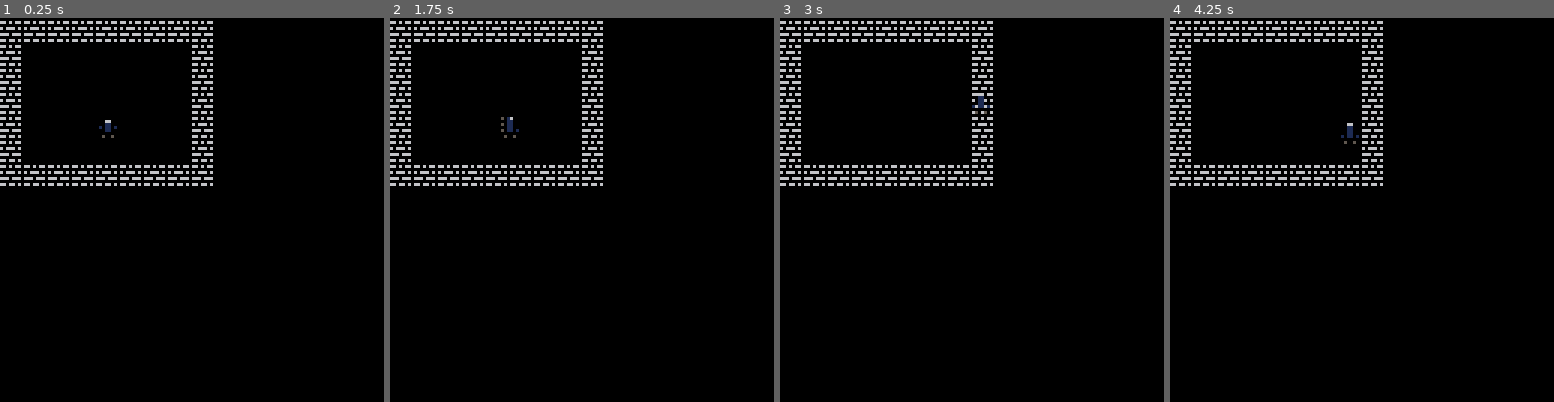
Above: before the commit, frames 1-4 (left to right).
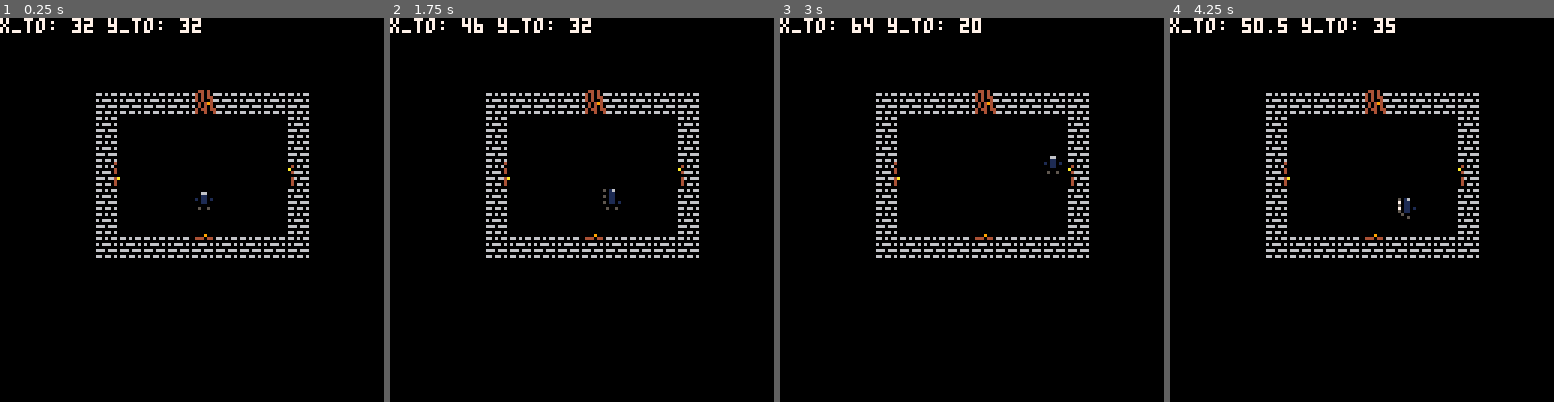
Above: after the commit, the same moments.

Repository: Bcarpenter5/Pico8-games
Game: PICO-8 cartridge codyjam2024/maze_run.p8
Same seed, same stepped clock (60 frames per second), same inputs: the game is played once before the commit and once after it.
Inputs:
- Up to frame 1 (0.25 s): no input
- Up to frame 2 (1.75 s): hold Right from 1.6 s (still down)
- Up to frame 3 (3 s): release Right at 2.1 s; hold Up 2.15-2.42 s; hold Right from 2.47 s (still down)
- Up to frame 4 (4.25 s): release Right at 3.03 s; hold Left 3.08-3.58 s; hold Down 3.63-3.97 s; hold Right from 4.02 s (still down)

The runs differ from the first frame. In frame 1, 7.6% of the frame differs, in the area x 0-81%, y 0-63%; in frame 2, 7.6%; in frame 3, 7.5%; in frame 4, 7.7%.

Commit message:
collision and doors now work

Diff:
--- a/codyjam2024/maze_run.p8
+++ b/codyjam2024/maze_run.p8
@@ -4,18 +4,37 @@
 -- maze runner
 -- by brandon
 --
-player = nil
 
 function _init()
 	print("maze runner")
 	-- set the sprites array
 sprite_timer = 0
 sprites = {}
+-- set the debug variable will print if not nil
+debug = nil
+index_for_debug = 0
 
 -- create the player
 player:init(4*8,4*8)
+player.movement_speed = 1.5
+
+-- create the room
+room = {}
+room.w = 9
+room.h = 7
+…(5 lines of a section not shown)…
+-- move the camera
+camera(-4*8,-3*8)
+
 
 add(sprites,player)
+-- play track one
+music(1)
+cls()
 end
 
 
@@ -38,6 +57,12 @@
 		s:draw()
 	end
 
+
+	-- print the debug text
+if	debug != nil then
+	print(debug,-4*8,-3*8,7)
+end
+
 end
 
 
@@ -63,6 +88,24 @@
 	end
 	return {x,y}
 end
+
+
+function get_tile(x,y)
+	-- get the tile at the x,y position
+	return mget(flr(x/8),flr(y/8))
+end
+
+function is_wall(x,y)
+	-- check if the tile is a wall
+	return fget(get_tile(x,y),0)
+end
+
+function is_door(x,y)
+	-- check if the tile is a door
+	return fget(get_tile(x,y),1)
+end
+
+
 
 
 
@@ -87,13 +130,12 @@
 	s.ani_speed = ani_speed
 	s.sprites = sprites
 	s.active_sprite = sprites
-
 	return s
 end
 
 --	draw the sprite
 function sprite_metatable:draw()
-	spr(self.active_sprite[flr(sprite_timer / self.ani_speed) % #self.active_sprite +1], self.x, self.y, self.w/8, self.h/8,self.flip)
+	spr(self.active_sprite[flr(sprite_timer / self.ani_speed) % #self.active_sprite +1], ceil(self.x), ceil(self.y), self.w/8, self.h/8,self.flip)
 	end
 
 function sprite_metatable:remove()
@@ -107,7 +149,7 @@
 player.movement_speed = 1
 
 player.idle = {240,241}
-player.walk = {241,242}
+player.walk = {242,243}
 
 function player:init(x,y)
 	self.x = x
@@ -120,32 +162,111 @@
 function player:move()
 	local dir = get_dir()
 
+	-- get the future x,y position
+	x_to,	y_to = self.x,self.y
+
+	if dir[1] <	0 then
+		x_to = self.x + dir[1] * self.movement_speed
+	elseif dir[1] > 0 then
+		x_to = self.x + dir[1] * self.movement_speed + self.w
+	end
+
+	if	dir[2] <	0 then
+		y_to = self.y + dir[2] * self.movement_speed
+	elseif dir[2] > 0 then
+		y_to = self.y + dir[2] * self.movement_speed + self.h
+		end
+…(6 lines of a section not shown)…
+		-- check for colisions with doors
+	if	is_door( x_to,y_to) then
+		debug = "door"
+			-- set swipe flag
+			screen_swipe = true
+
+			-- set the player position to the oposite door
+			tile_width = 8
+			if dir[1] < 0 then
+				self.x = room.w * 8 - self.w -	tile_width
+			elseif dir[1] > 0 then
+				self.x = 0 + tile_width
+			elseif dir[2] < 0 then
+				self.y = room.h * 8 - self.h -	tile_width
+			elseif dir[2] > 0 then
+				self.y = 0 + tile_width
+			end
+
+			--
+		-- play the door sound
+		-- open the door
+		-- play the door open sound
+		--
+		return
+	end
+
+
+	 -- check for colisions with walls
+		debug = "x_to: "..x_to.." y_to: "..y_to
+		if	is_wall( x_to,y_to) then
+			dir = {0,0}
+			-- play the wall sound
+		end
+…(7 lines of a section not shown)…
 
 	--	check if the player is moving
 	if dir[1] != 0 or dir[2] != 0 then
 		if (self.active_sprite != self.walk) then
 			--set the player to the walk animation
 			self.active_sprite = self.walk
+			self.ani_speed = 5
 		end
+…(5 lines of a section not shown)…
 
 
 		self.x += dir[1] *	self.movement_speed
 		self.y += dir[2] *	self.movement_speed
 
+		-- prevent coblestoning
+		if (dir[1] != 0 and dir[2] != 0) and (self.last_dir[1] != dir[1]  or self.last_dir[2] != dir[2]) then
+				self.x = flr(self.x) +0.5
+				self.y = flr(self.y) +0.5
+			end
+
+
+
 		-- set the last direction
-		self.last_dir = dir
+			self.last_dir[1] = dir[1]
+			self.last_dir[2] = dir[2]
+
 
 		-- set the flip
-	 if dir[1] == 1 then
+	 if self.last_dir[1] == 1 then
 			self.flip = false
-		elseif dir[1] == -1 then
+		elseif self.last_dir[1] == -1 then
 			self.flip = true
 		end
 
+
 	-- if the	player is not moving
 	else
+
 		-- set the player to the idle animation
 		self.active_sprite = self.idle
+		self.ani_speed = 15
 	end
 end
 
@@ -154,14 +275,14 @@
 
 
 __gfx__
-00000000000000000000000000000000000000000000000000000000000000000000000000000000000000000000000000000000000000000000000000000000
-00000000660606600000000000000000000000000000000000000000000000000000000000000000000000000000000000000000000000000000000000000000
-00700700000000000000000000000000000000000000000000000000000000000000000000000000000000000000000000000000000000000000000000000000
-00077000606660600000000000000000000000000000000000000000000000000000000000000000000000000000000000000000000000000000000000000000
-00077000000000000000000000000000000000000000000000000000000000000000000000000000000000000000000000000000000000000000000000000000
-00700700666066600000000000000000000000000000000000000000000000000000000000000000000000000000000000000000000000000000000000000000
-00000000000000000000000000000000000000000000000000000000000000000000000000000000000000000000000000000000000000000000000000000000
-00000000660660600000000000000000000000000000000000000000000000000000000000000000000000000000000000000000000000000000000000000000
+00000000000000000000900000440400000000400000000000000000000000000000000000000000000000000000000000000000000000000000000000000000
+00000000660606600444044064040406660606000406066000000000000000000000000000000000000000000000000000000000000000000000000000000000
+0070070000000000000000000404044000000040a000000000000000000000000000000000000000000000000000000000000000000000000000000000000000
+00077000606660606066606064040046606660400466606000000000000000000000000000000000000000000000000000000000000000000000000000000000
+00077000000000000000000000404940000000000000000000000000000000000000000000000000000000000000000000000000000000000000000000000000
+007007006660666066606660604040406660664a0460666000000000000000000000000000000000000000000000000000000000000000000000000000000000
+00000000000000000000000004044044000000400400000000000000000000000000000000000000000000000000000000000000000000000000000000000000
+00000000660660606606606064004004660660400406606000000000000000000000000000000000000000000000000000000000000000000000000000000000
 00000000000000000000000000000000000000000000000000000000000000000000000000000000000000000000000000000000000000000000000000000000
 00000000000000000000000000000000000000000000000000000000000000000000000000000000000000000000000000000000000000000000000000000000
 00000000000000000000000000000000000000000000000000000000000000000000000000000000000000000000000000000000000000000000000000000000
@@ -283,13 +404,26 @@
 00000000000000000000000000500000000000000000000000000000000000000000000000000000000000000000000000000000000000000000000000000000
 00500500005005000050050000005000000000000000000000000000000000000000000000000000000000000000000000000000000000000000000000000000
 __gff__
-0001000000000000000000000000000000000000000000000000000000000000000000000000000000000000000000000000000000000000000000000000000000000000000000000000000000000000000000000000000000000000000000000000000000000000000000000000000000000000000000000000000000000000
+0001030303030000000000000000000000000000000000000000000000000000000000000000000000000000000000000000000000000000000000000000000000000000000000000000000000000000000000000000000000000000000000000000000000000000000000000000000000000000000000000000000000000000
 0000000000000000000000000000000000000000000000000000000000000000000000000000000000000000000000000000000000000000000000000000000000000000000000000000000000000000000000000000000000000000000000000000000000000000000000000000000000000000000000000000000000000000
 __map__
-0101010101010101010000000000000000000000000000000000000000000000000000000000000000000000000000000000000000000000000000000000000000000000000000000000000000000000000000000000000000000000000000000000000000000000000000000000000000000000000000000000000000000000
+0101010103010101010000000000000000000000000000000000000000000000000000000000000000000000000000000000000000000000000000000000000000000000000000000000000000000000000000000000000000000000000000000000000000000000000000000000000000000000000000000000000000000000
 0100000000000000010000000000000000000000000000000000000000000000000000000000000000000000000000000000000000000000000000000000000000000000000000000000000000000000000000000000000000000000000000000000000000000000000000000000000000000000000000000000000000000000
 0100000000000000010000000000000000000000000000000000000000000000000000000000000000000000000000000000000000000000000000000000000000000000000000000000000000000000000000000000000000000000000000000000000000000000000000000000000000000000000000000000000000000000
+0400000000000000050000000000000000000000000000000000000000000000000000000000000000000000000000000000000000000000000000000000000000000000000000000000000000000000000000000000000000000000000000000000000000000000000000000000000000000000000000000000000000000000
 0100000000000000010000000000000000000000000000000000000000000000000000000000000000000000000000000000000000000000000000000000000000000000000000000000000000000000000000000000000000000000000000000000000000000000000000000000000000000000000000000000000000000000
 0100000000000000010000000000000000000000000000000000000000000000000000000000000000000000000000000000000000000000000000000000000000000000000000000000000000000000000000000000000000000000000000000000000000000000000000000000000000000000000000000000000000000000
-0100000000000000010000000000000000000000000000000000000000000000000000000000000000000000000000000000000000000000000000000000000000000000000000000000000000000000000000000000000000000000000000000000000000000000000000000000000000000000000000000000000000000000
-0101010101010101010000000000000000000000000000000000000000000000000000000000000000000000000000000000000000000000000000000000000000000000000000000000000000000000000000000000000000000000000000000000000000000000000000000000000000000000000000000000000000000000
+0101010102010101010000000000000000000000000000000000000000000000000000000000000000000000000000000000000000000000000000000000000000000000000000000000000000000000000000000000000000000000000000000000000000000000000000000000000000000000000000000000000000000000
+…(13 lines of a section not shown)…
Not shown, changed: the music (__music__) section of codyjam2024/maze_run.p8
Not shown, changed: the sound effects (__sfx__) section of codyjam2024/maze_run.p8
